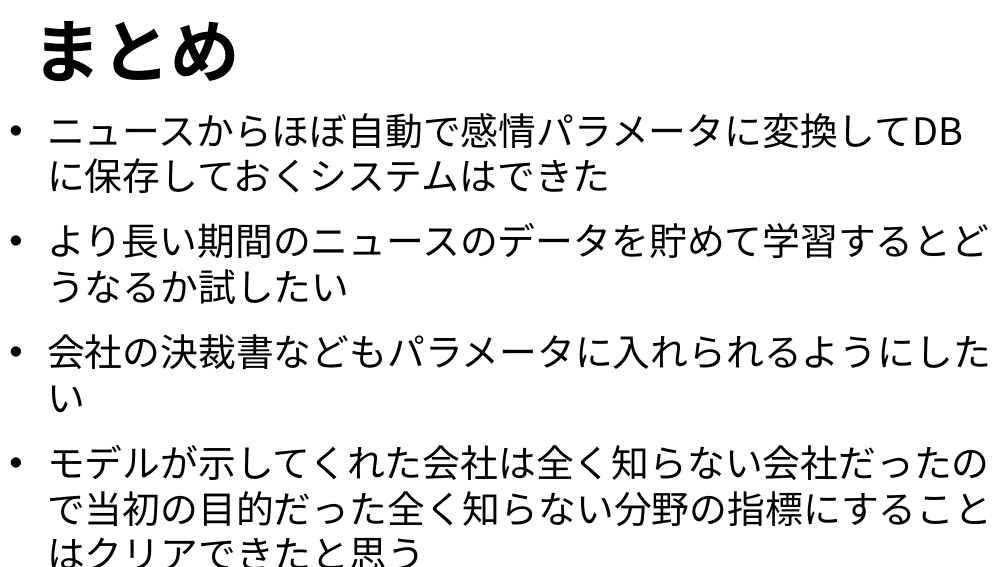
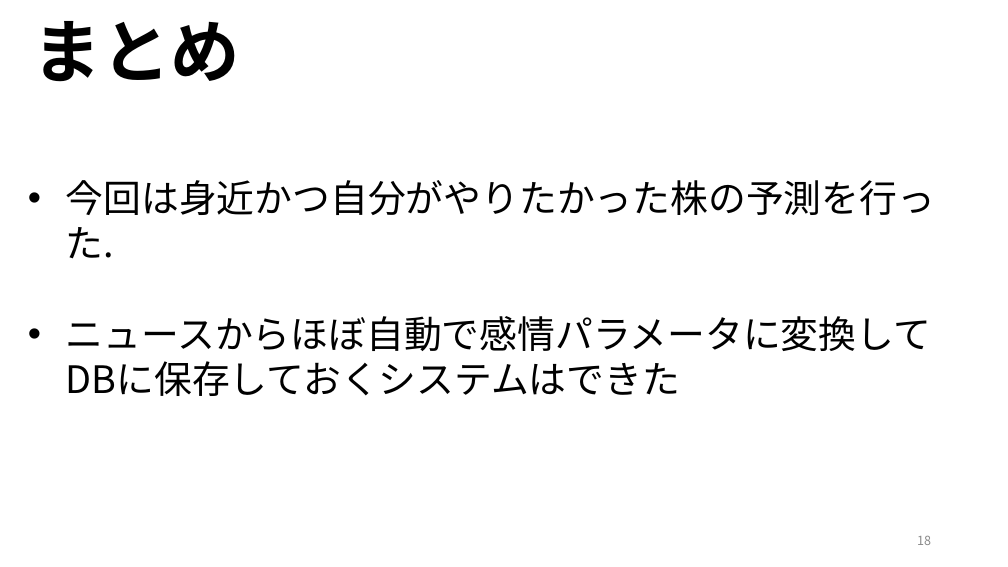
Before and after one commit to ryoww/PBL_stock, a slide deck: slide 18 of 最終報告.pptx (slide 21 before the commit). Drawn at 1008x567 pixels with LibreOffice and Linux fonts; fonts in the diff are those of the drawing. Boxes give left, top, right and bottom in pixels: in the first picture for what was removed or moved away, otherwise in the second. Text is boxed around its words. In the diff, an @@ line names an element or a change of style, - is before the commit and + after.

```diff
--- a/最終報告.pptx
+++ b/最終報告.pptx
@@ text "今回は身近かつ自分がやりたかった株の予測を行った.": place and size @@
-text "今回は身近かつ自分がやりたかった株の予測を行った." at [47,113,992,526]
+text "今回は身近かつ自分がやりたかった株の予測を行った." at [66,180,935,351]
@@ text at [66,180,935,259]: paragraph added @@
+• 今回は身近かつ自分がやりたかった株の予測を行った.
@@ text at [47,223,992,526]: paragraphs removed @@
-• より長い期間のニュースのデータを貯めて学習するとどうなるか試したい
-• 会社の決裁書などもパラメータに入れられるようにしたい
-• モデルが示してくれた会社は全く知らない会社だったので当初の目的だった全く知らない分野の指標にすることはクリアできたと思う
@@ page number added at [917,536,931,545], 12 pt, text #8C8C8C @@
+18
```
Also in this commit, not shown: 22 other slides changed, 4 slides added, 2 slides removed, 1 other file.
